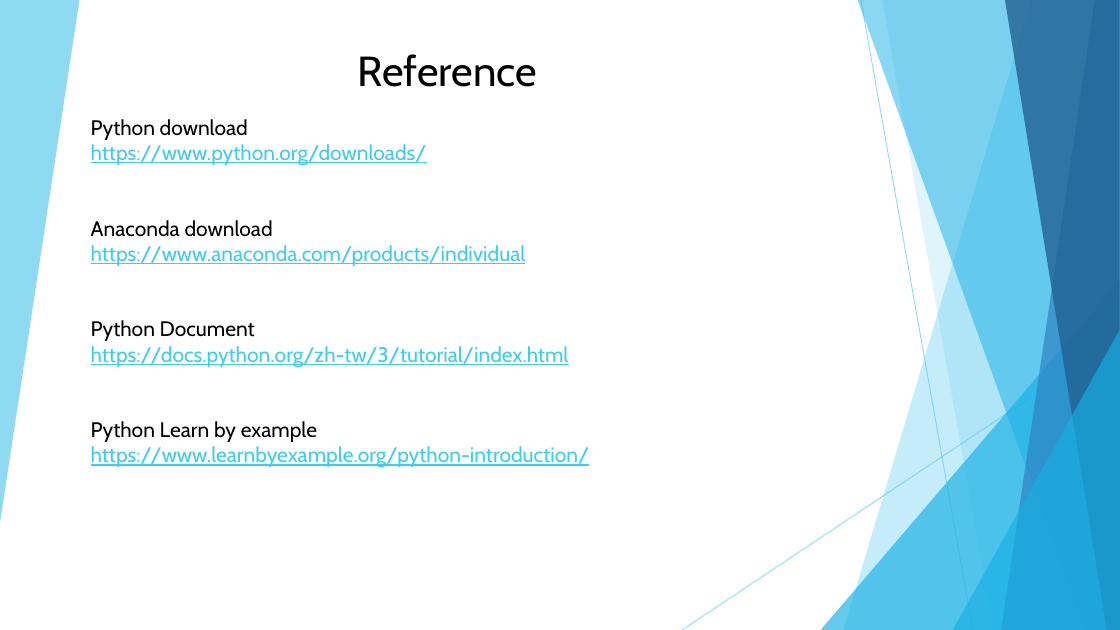
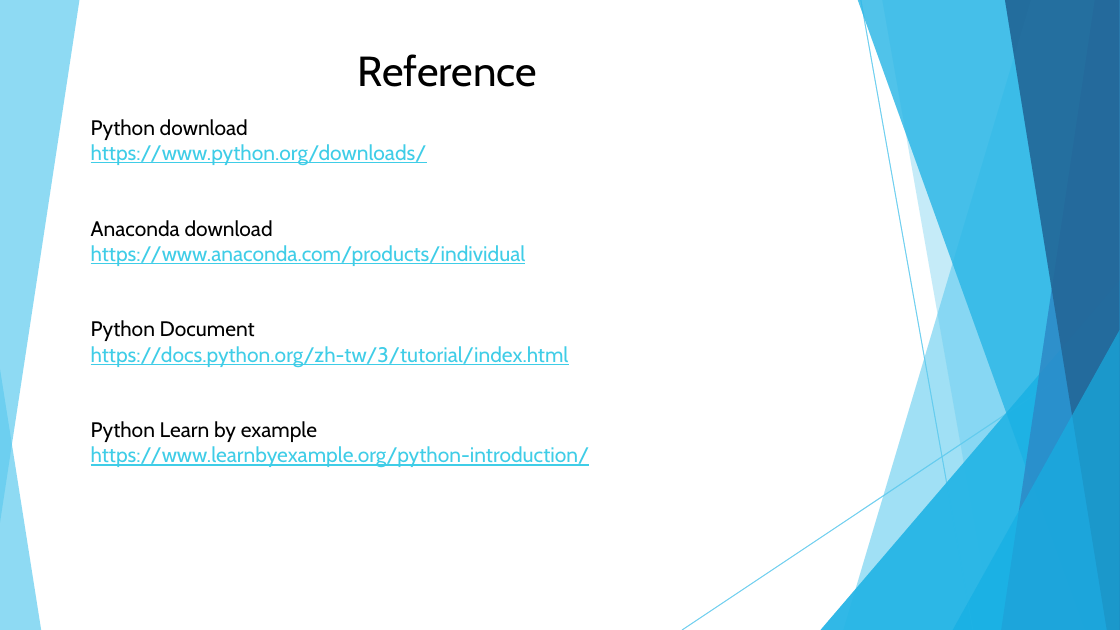
Before and after one commit to DavidChu0424/PythonIntroduction, a slide deck: slide 75 of Python Introduction.pptx. Drawn at 1120x630 pixels with LibreOffice and Linux fonts; fonts in the diff are those of the drawing. Boxes give left, top, right and bottom in pixels: in the first picture for what was removed or moved away, otherwise in the second. Text is boxed around its words. In the diff, an @@ line names an element or a change of style, - is before the commit and + after.

```diff
--- a/Python Introduction.pptx
+++ b/Python Introduction.pptx
@@ group added at (x1=682, y1=0, x2=1120, y2=630): 5 freeform shapes, 2 lines, 2 triangles @@
@@ triangle added at (x1=0, y1=369, x2=41, y2=630), fill #5FCBEF at 70% opacity @@
```
Also in this commit, not shown: 67 other slides changed.
